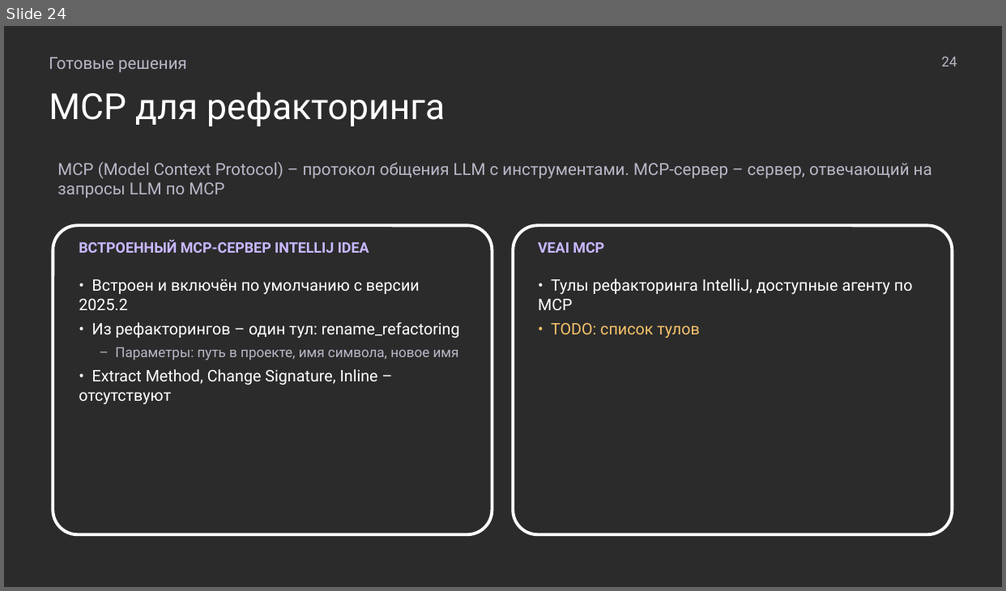
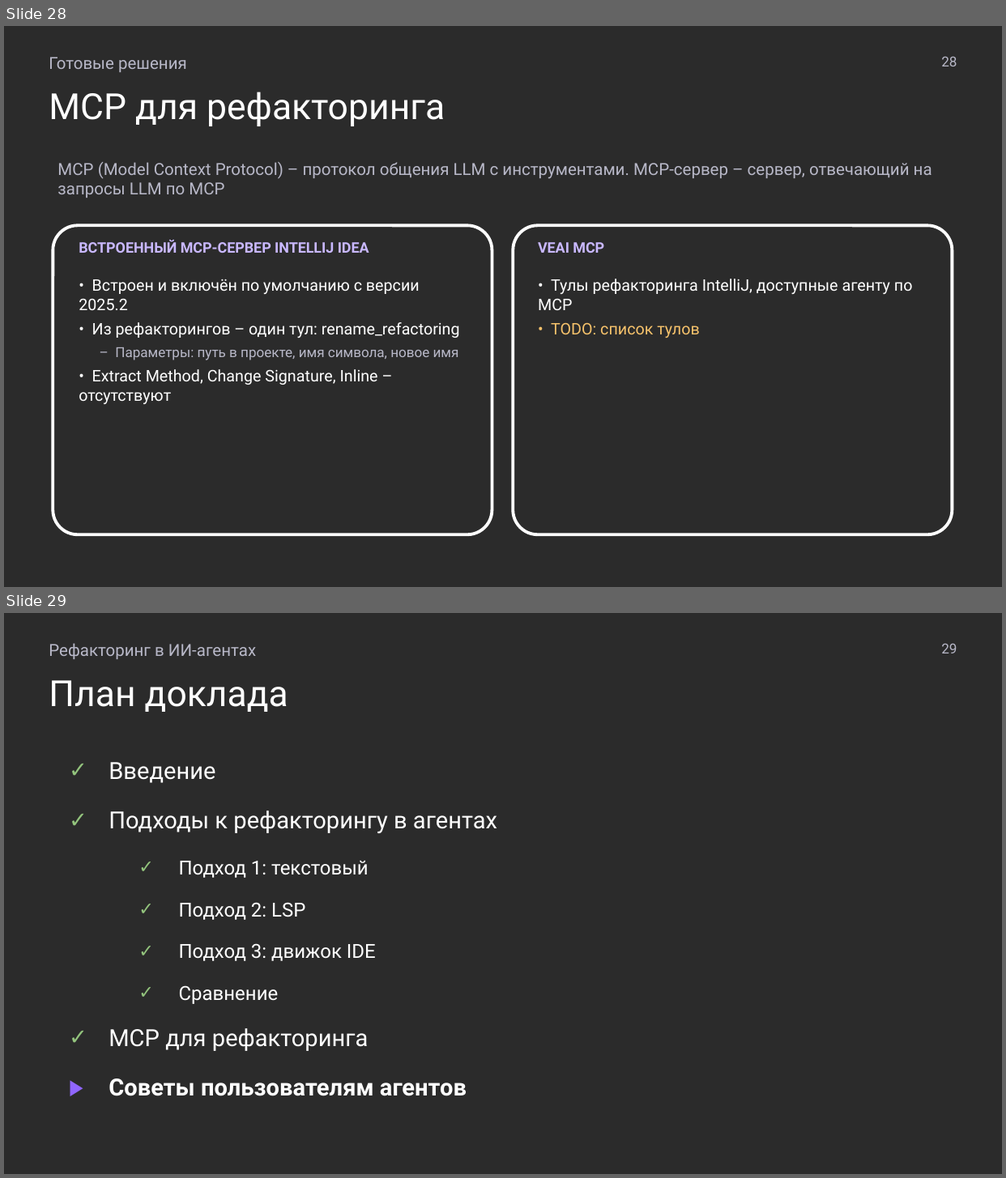
Before and after one commit to MchKosticyn/ide-refactoring-in-ai-agents, a slide deck: Доклад_ Рефакторинг в ИИ-агентах.pptx. Shown one above the other, each under a label of ours: slide 24 before the commit, slides 28 and 29 after it. The pictures are 1006x591 and 1006x1178 pixels, drawn with LibreOffice and Linux fonts; fonts in the diff are those of the drawing; background and template pictures are left out; a plain dark background stands for a picture behind light text. Boxes give left, top, right and bottom in pixels: in the first picture for what was removed or moved away, otherwise in the second. Text is boxed around its words. In the diff, an @@ line names an element or a change of style, - is before the commit and + after.

```diff
--- a/Доклад_ Рефакторинг в ИИ-агентах.pptx
+++ b/Доклад_ Рефакторинг в ИИ-агентах.pptx
@@ slide 29 added at (4, 613, 1002, 1174), background picture (left out) @@
@@ text added at (49, 643, 256, 659), 12 pt, text #B8B8C8 @@
+Рефакторинг в ИИ-агентах
@@ text added at (941, 643, 957, 653), 10 pt, text #B8B8C8 @@
+29
@@ text added at (49, 680, 288, 712), 26 pt, text #FFFFFF @@
+План доклада
@@ text added at (64, 752, 104, 793), 16 pt, text #93C47D, bold @@
+✓
@@ text added at (108, 762, 215, 783), 17 pt, text #FFFFFF @@
+Введение
@@ text added at (64, 803, 104, 842), 16 pt, text #93C47D, bold @@
+✓
@@ text added at (108, 811, 497, 833), 17 pt, text #FFFFFF @@
+Подходы к рефакторингу в агентах
@@ text added at (134, 853, 173, 888), 13 pt, text #93C47D, bold @@
+✓
@@ text added at (179, 860, 368, 878), 14 pt, text #FFFFFF @@
+Подход 1: текстовый
@@ text added at (134, 894, 173, 930), 13 pt, text #93C47D, bold @@
+✓
@@ text added at (179, 902, 305, 920), 14 pt, text #FFFFFF @@
+Подход 2: LSP
@@ text added at (134, 936, 173, 971), 13 pt, text #93C47D, bold @@
+✓
@@ text added at (179, 943, 376, 961), 14 pt, text #FFFFFF @@
+Подход 3: движок IDE
@@ text added at (134, 978, 173, 1013), 13 pt, text #93C47D, bold @@
+✓
@@ text added at (179, 986, 279, 1004), 14 pt, text #FFFFFF @@
+Сравнение
@@ text added at (64, 1020, 104, 1060), 16 pt, text #93C47D, bold @@
+✓
@@ text added at (108, 1029, 368, 1051), 17 pt, text #FFFFFF @@
+MCP для рефакторинга
@@ text added at (64, 1070, 104, 1110), 16 pt, text #9066FF, bold @@
+▶
@@ text added at (108, 1079, 467, 1097), 17 pt, text #FFFFFF, bold @@
+Советы пользователям агентов
@@ what was slide 24 is now slide 28 @@
@@ slide 28 changed as well @@
@@ text at (941, 56, 957, 66): text changed @@
-24
+28
```
Also in this commit, not shown: 21 other slides changed, 4 other slides added, 2 other files.
